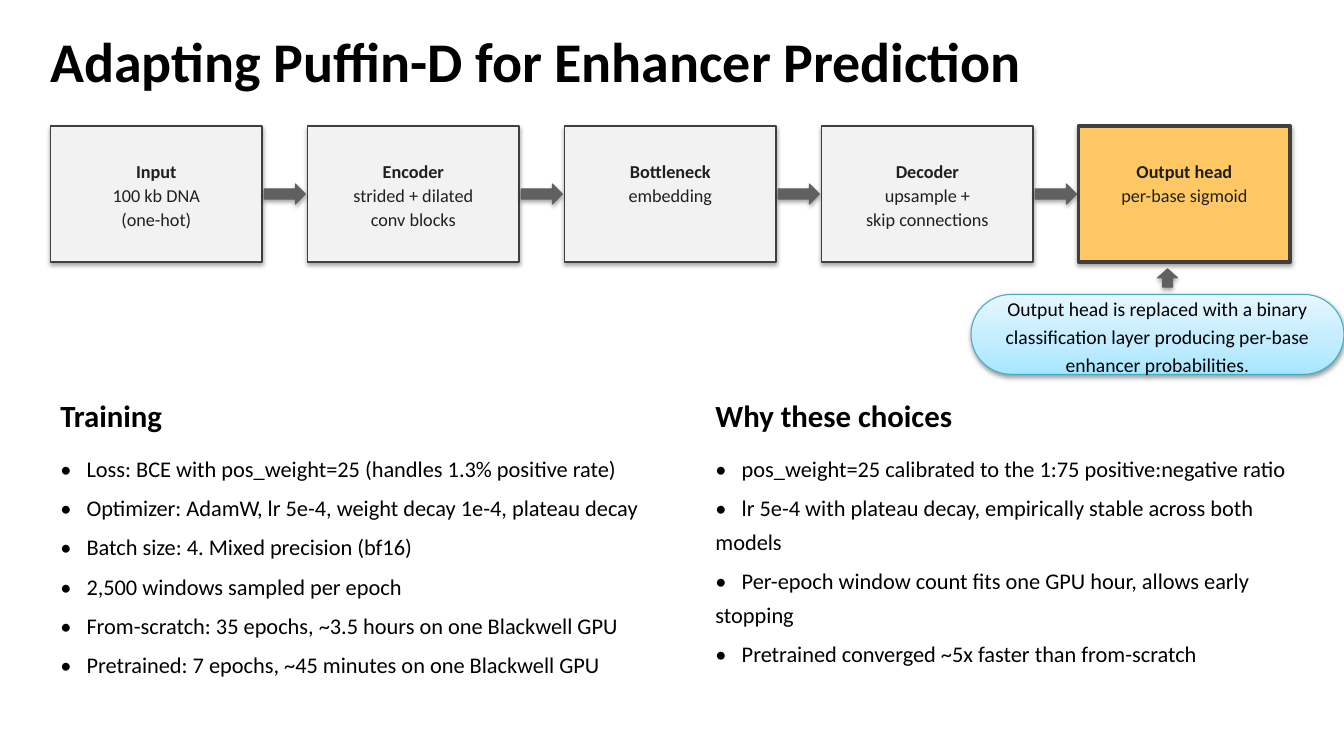
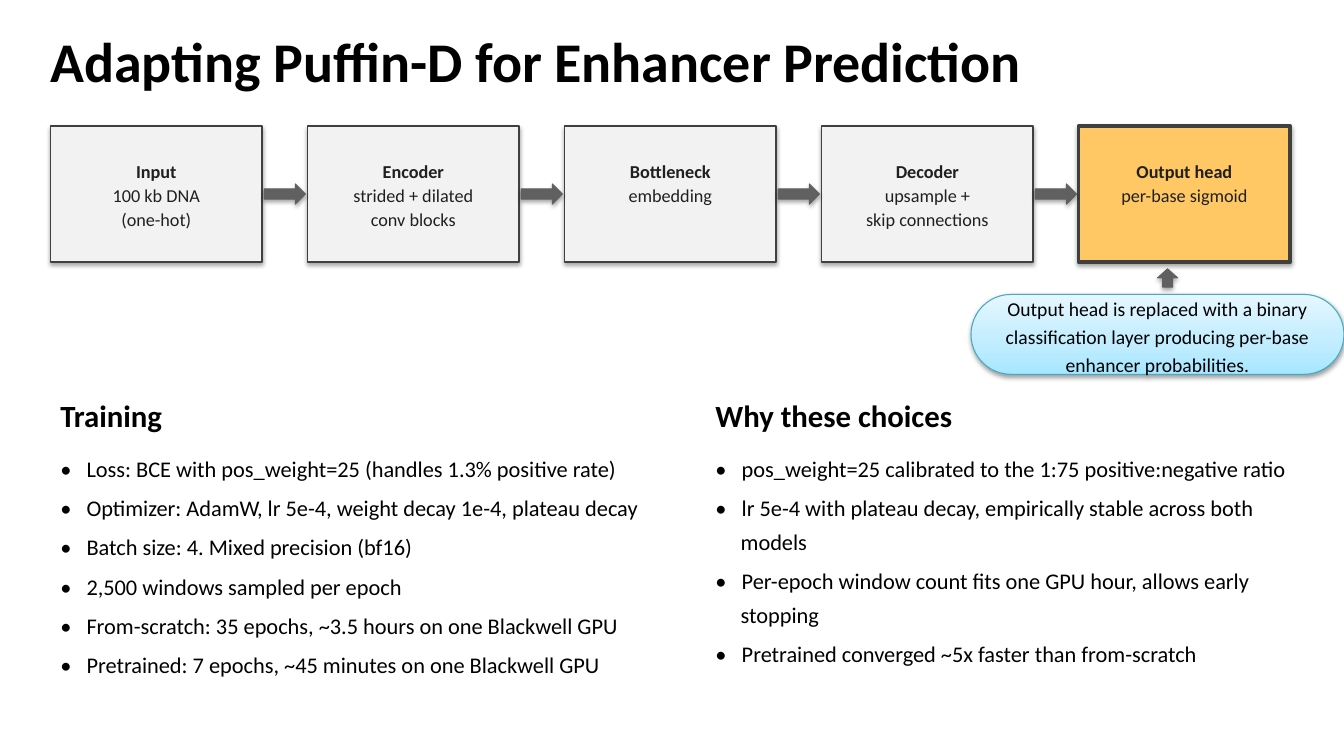
Before and after one commit to hahu1013/enhancer_prediction_k562, a slide deck: slide 5 of slides/K562_enhancer_prediction.pptx. Drawn at 1344x756 pixels with LibreOffice and Linux fonts; fonts in the diff are those of the drawing. Boxes give left, top, right and bottom in pixels: in the first picture for what was removed or moved away, otherwise in the second. Text is boxed around its words. In the diff, an @@ line names an element or a change of style, - is before the commit and + after.

```diff
--- a/slides/K562_enhancer_prediction.pptx
+++ b/slides/K562_enhancer_prediction.pptx
@@ text "• pos_weight=25 calibrated to the ..." rewrapped from <box>715,461,1285,666</box> to <box>741,461,1285,666</box> @@
```
